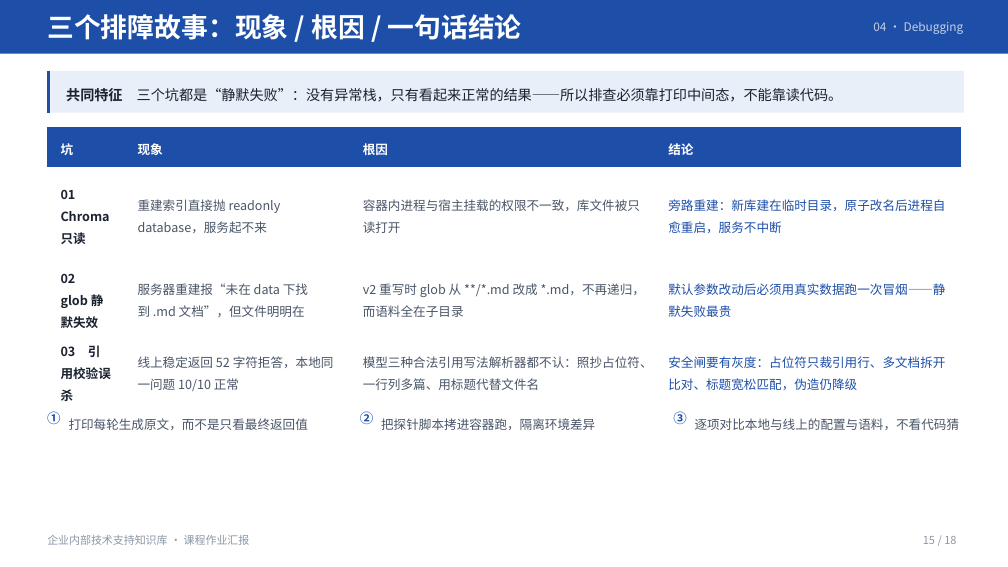
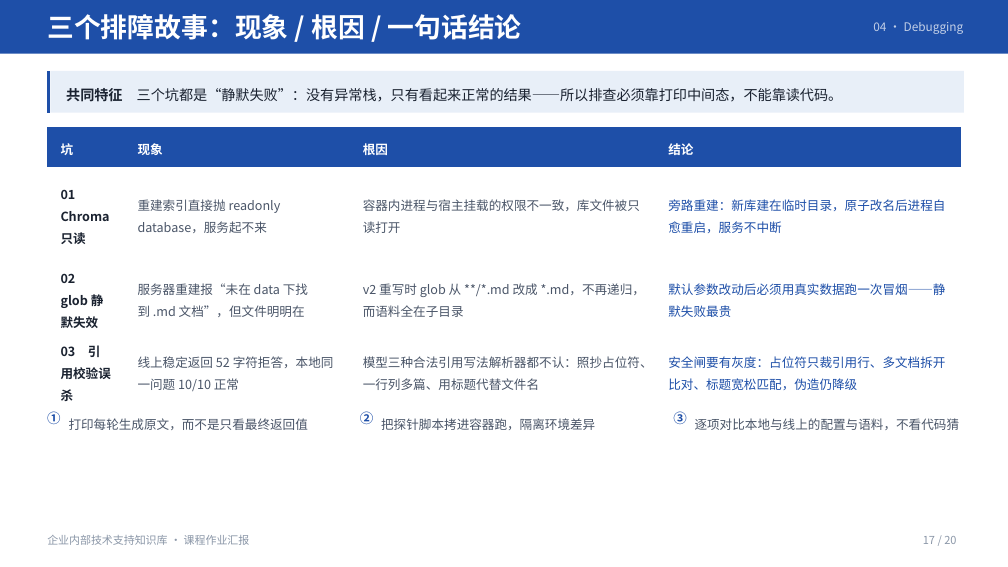
Before and after one commit to NanMuXPY/rag-kb-platform, a slide deck: slide 17 of docs/汇报PPT/汇报PPT.pptx (slide 15 before the commit). Drawn at 1008x567 pixels with LibreOffice and Linux fonts; fonts in the diff are those of the drawing. Boxes give left, top, right and bottom in pixels: in the first picture for what was removed or moved away, otherwise in the second. Text is boxed around its words. In the diff, an @@ line names an element or a change of style, - is before the commit and + after.

```diff
--- a/docs/汇报PPT/汇报PPT.pptx
+++ b/docs/汇报PPT/汇报PPT.pptx
@@ text at <box>923,536,956,544</box>: text changed @@
-15 / 18
+17 / 20
```
Also in this commit, not shown: 10 other slides changed, 2 slides added, 20 other files.
